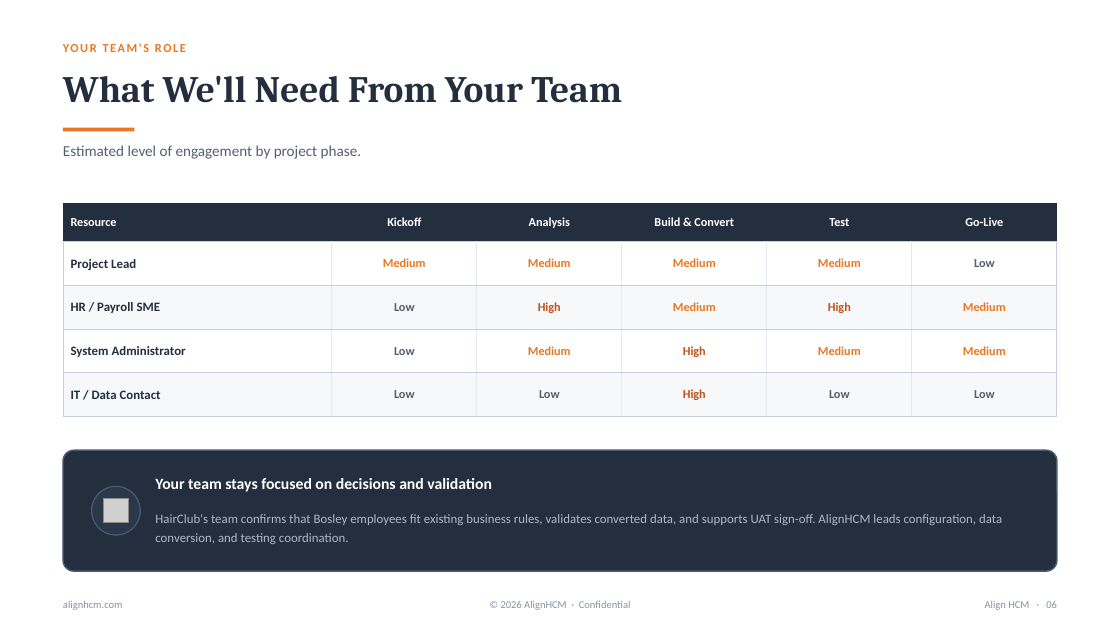
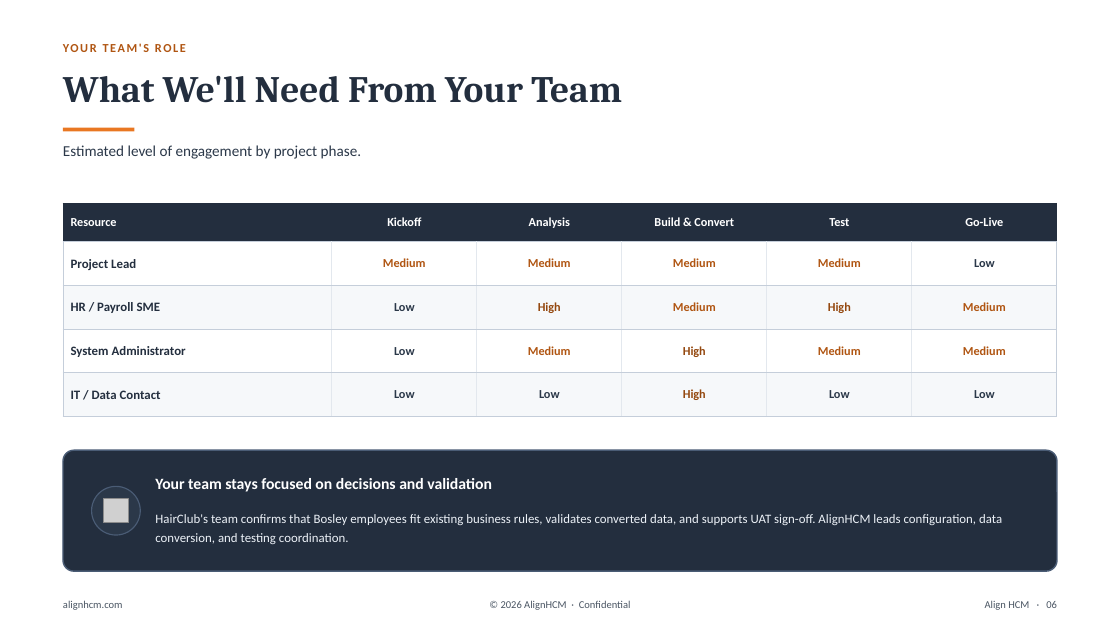
Before and after one commit to dillonmohr8777/client-operations-canonical, a slide deck: slide 6 of clients/align-hcm/deliverables/2026-08-12-bosley-hairclub-ukg-pro-merger-proposal/Align_HCM_Bosley_HairClub_UKG_Pro_Merger.pptx. Drawn at 1120x630 pixels with LibreOffice and Linux fonts; fonts in the diff are those of the drawing; grey boxes stand for pictures. Boxes give left, top, right and bottom in pixels: in the first picture for what was removed or moved away, otherwise in the second. Text is boxed around its words. In the diff, an @@ line names an element or a change of style, - is before the commit and + after.

```diff
--- a/clients/align-hcm/deliverables/2026-08-12-bosley-hairclub-ukg-pro-merger-proposal/Align_HCM_Bosley_HairClub_UKG_Pro_Merger.pptx
+++ b/clients/align-hcm/deliverables/2026-08-12-bosley-hairclub-ukg-pro-merger-proposal/Align_HCM_Bosley_HairClub_UKG_Pro_Merger.pptx
@@ text "YOUR TEAM'S ROLE" at (143,44,149,52): text colour #E97722 to #B05512 @@
@@ text "Estimated level of engagement by ..." at (63,145,361,159): text colour #55606E to #2B3849 @@
@@ table at (63,203,1059,417) @@
@@ text colour #E97722 to #B05512 in "Medium", "Medium", "Medium", "Medium" and 5 more places @@
@@ text colour #55606E to #2B3849 in "Low", "Low", "Low", "Low" and 3 more places @@
@@ text colour #C0521A to #94480F in "High", "High", "High", "High" @@
@@ text "HairClub's team confirms that Bosley ..." at (155,514,1002,544): text colour #AEB9C8 to #EDF2F8 @@
@@ text colour #8792A3 to #4A5563 in 3 elements at (63,600,123,610), (501,600,631,610), (985,601,1057,610) @@
```
Also in this commit, not shown: 6 other slides changed, 12 other files.
